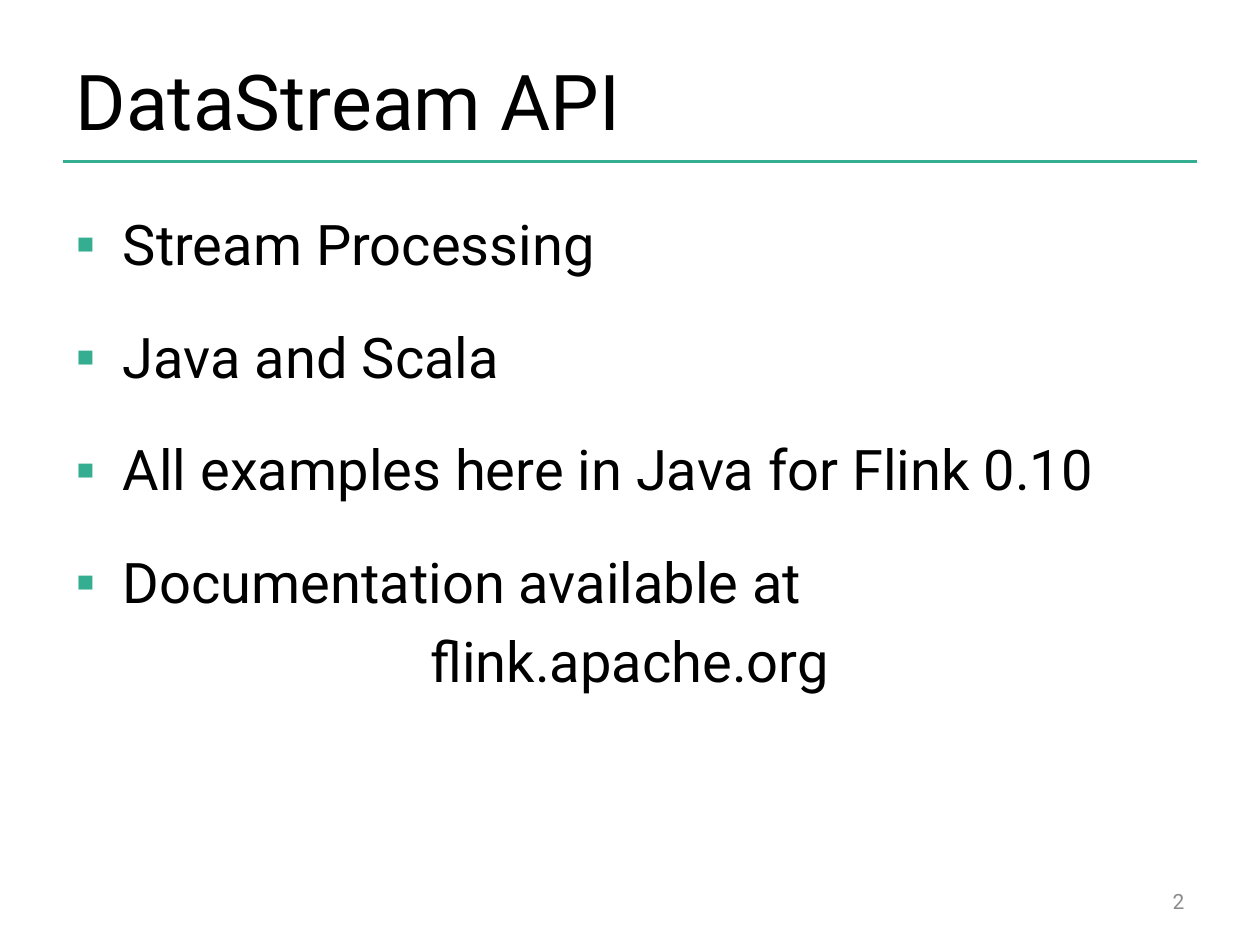
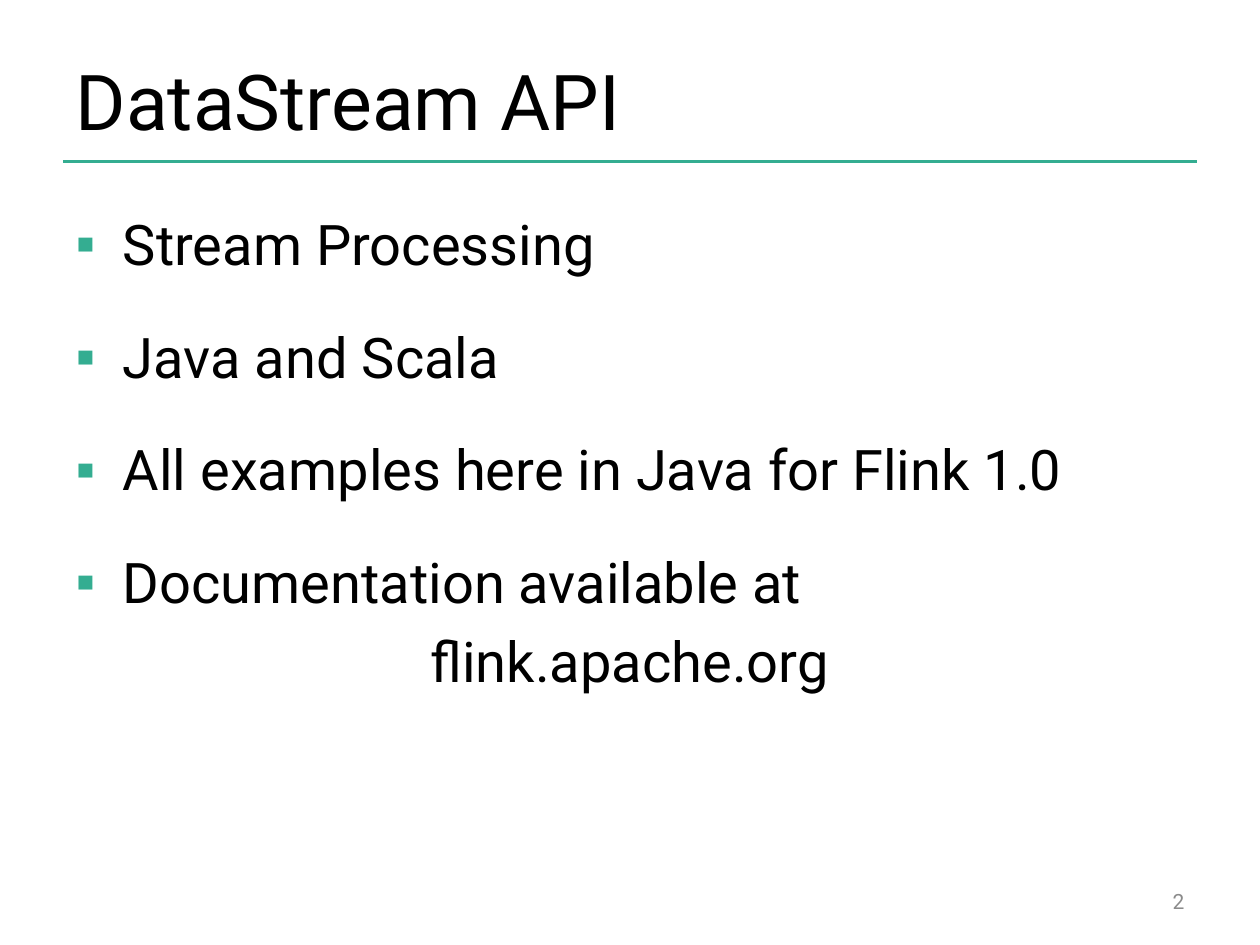
Before and after one commit to dataArtisans/flink-training-web, a slide deck: slide 2 of slides/flink_stream_basics.pptx. Drawn at 1260x945 pixels with LibreOffice and Linux fonts; fonts in the diff are those of the drawing; background and template pictures are left out. Boxes give left, top, right and bottom in pixels: in the first picture for what was removed or moved away, otherwise in the second. Text is boxed around its words. In the diff, an @@ line names an element or a change of style, - is before the commit and + after.

```diff
--- a/slides/flink_stream_basics.pptx
+++ b/slides/flink_stream_basics.pptx
@@ text at (123,447,1062,502): text changed @@
-▪ All examples here in Java for Flink 0.10
+▪ All examples here in Java for Flink 1.0
```
Also in this commit, not shown: 5 other files.
